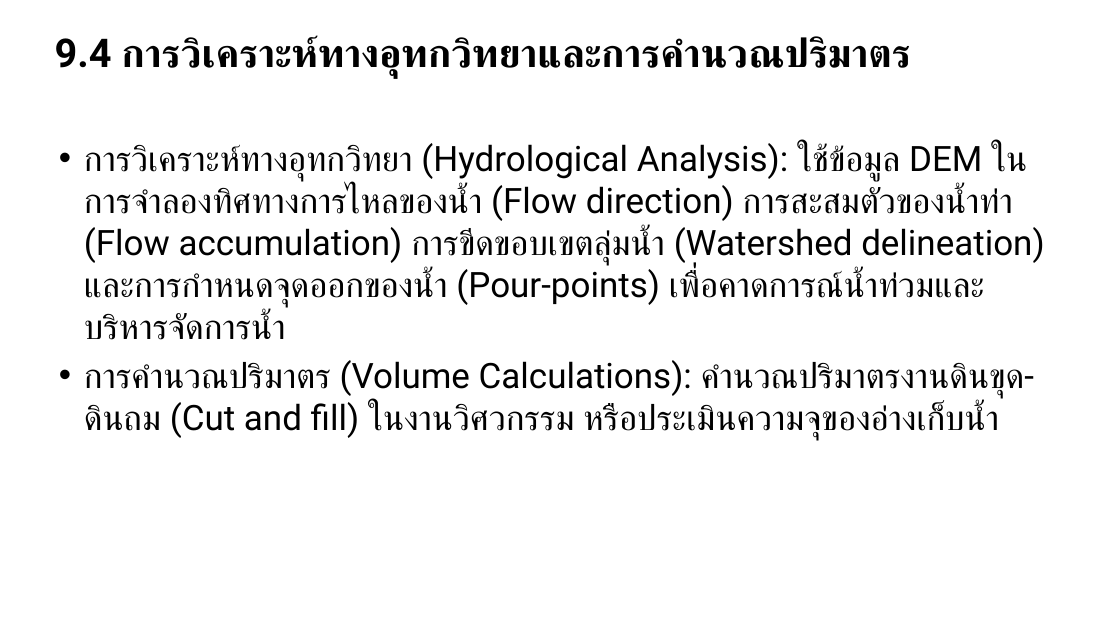
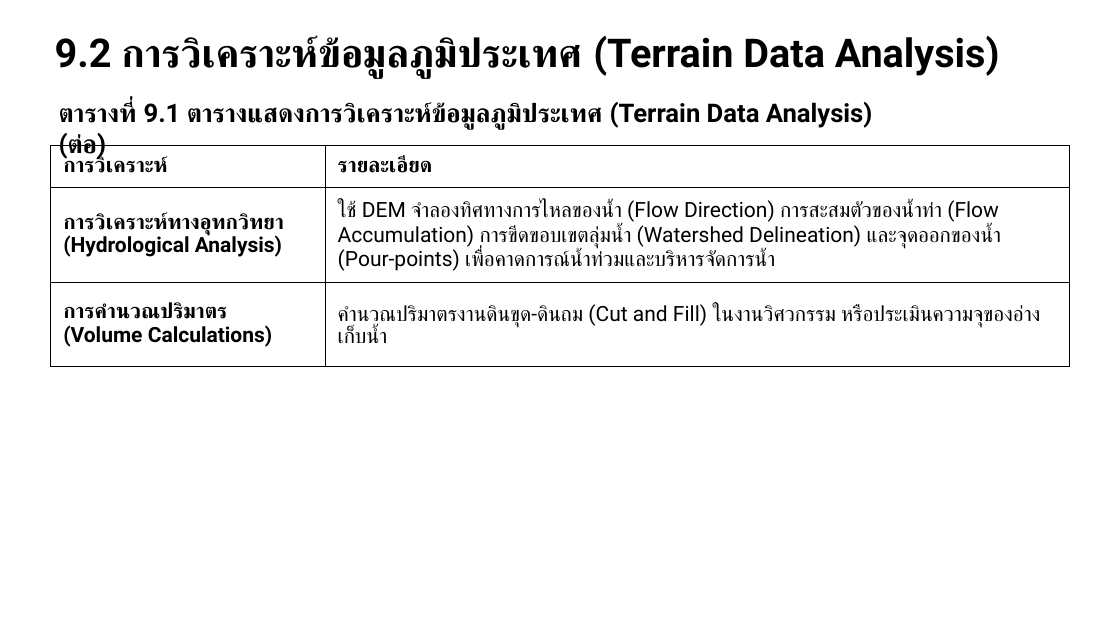
Before and after one commit to soravisAmn/Presentation, a slide deck: slide 62 of Surveying Technologies/draft#3/draft3.pptx (slide 61 before the commit). Drawn at 1120x630 pixels with LibreOffice and Linux fonts; fonts in the diff are those of the drawing. Boxes give left, top, right and bottom in pixels: in the first picture for what was removed or moved away, otherwise in the second. Text is boxed around its words. In the diff, an @@ line names an element or a change of style, - is before the commit and + after.

```diff
--- a/Surveying Technologies/draft#3/draft3.pptx
+++ b/Surveying Technologies/draft#3/draft3.pptx
@@ text at [55, 36, 1000, 79]: text changed @@
-9.4 การวิเคราะห์ทางอุทกวิทยาและการคำนวณปริมาตร
+9.2 การวิเคราะห์ข้อมูลภูมิประเทศ (Terrain Data Analysis)
@@ text added at [59, 102, 873, 159], 22 pt, text #000000, bold @@
+ตารางที่ 9.1 ตารางแสดงการวิเคราะห์ข้อมูลภูมิประเทศ (Terrain Data Analysis) (ต่อ)
@@ table added at [50, 145, 1070, 366], 3 rows, 2 columns @@
+การวิเคราะห์ | รายละเอียด
+การวิเคราะห์ทางอุทกวิทยา (Hydrological Analysis) | ใช้ DEM จำลองทิศทางการไหลของน้ำ (Flow Direction) การสะสมตัวของน้ำท่า (Flow Accumulation) การขีดขอบเขตลุ่มน้ำ (Watershed Delineation) และจุดออกของน้ำ (Pour-points) เพื่อคาดการณ์น้ำท่วมและบริหารจัดการน้ำ
+การคำนวณปริมาตร (Volume Calculations) | คำนวณปริมาตรงานดินขุด-ดินถม (Cut and Fill) ในงานวิศวกรรม หรือประเมินความจุของอ่างเก็บน้ำ
@@ text removed at [84, 143, 1044, 440] @@
-• การวิเคราะห์ทางอุทกวิทยา (Hydrological Analysis): ใช้ข้อมูล DEM ในการจำลองทิศทางการไหลของน้ำ (Flow direction) การสะสมตัวของน้ำท่า (Flow accumulation) การขีดขอบเขตลุ่มน้ำ (Watershed delineation) และการกำหนดจุดออกของน้ำ (Pour-points) เพื่อคาดการณ์น้ำท่วมและบริหารจัดการน้ำ
-• การคำนวณปริมาตร (Volume Calculations): คำนวณปริมาตรงานดินขุด-ดินถม (Cut and fill) ในงานวิศวกรรม หรือประเมินความจุของอ่างเก็บน้ำ
```
Also in this commit, not shown: 49 other slides changed, 14 slides added, 23 slides removed, 16 other files.
